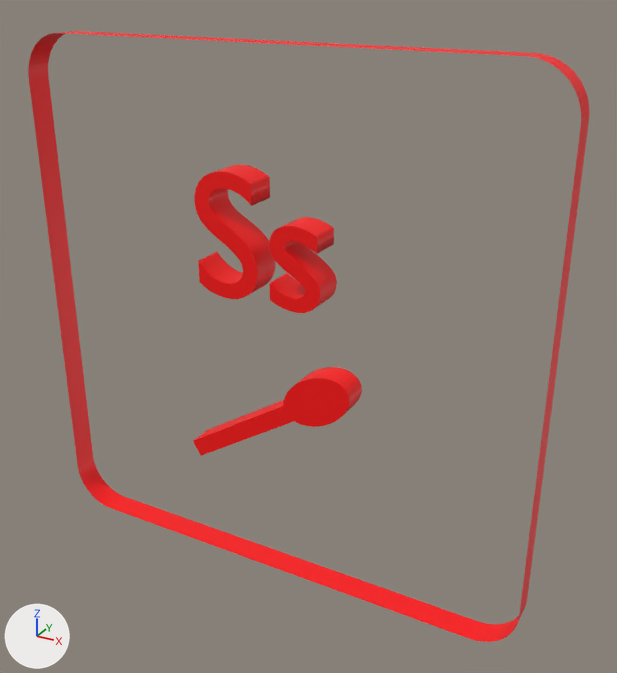
Before and after pictures for a commit that changed the glTF model assets/models/Letter/Letter_S.glb.
One viewpoint serves both versions: a 50 mm camera at (1.48, -2.53, 2.63) aimed at (0.12, -0.05, 1.4). Arrows for +X, +Y and +Z are at lower left; the lights stay in place. Where no turn or scale is listed for an object, it has been applied to the vertices. Vertices at the same position are counted once.
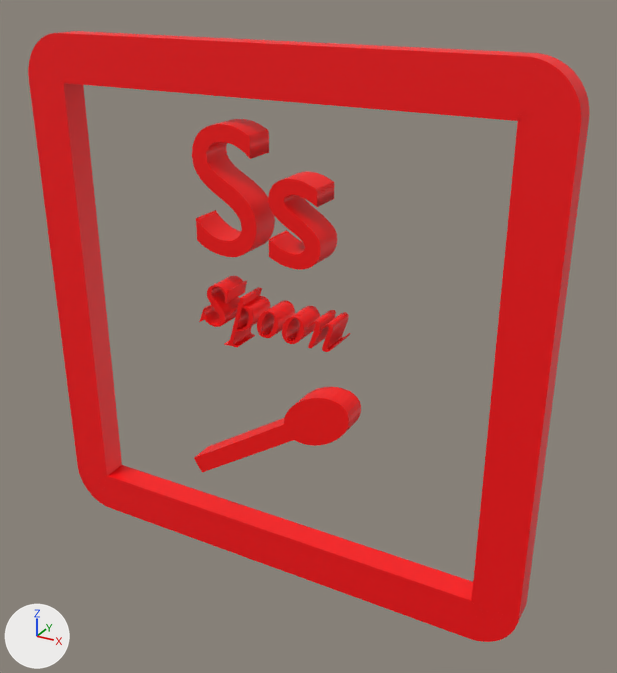
Where the change shows, as pixel boxes (x1, y1, x2, y2) in the pictures (617 x 673 px):
'Text', moved
    before: (194, 165, 337, 313)
    after: (192, 119, 337, 270)
'Text.001', added (red)
    after: (199, 276, 350, 352)
'Cube.001', moved
    before: (193, 400, 309, 456)
    after: (194, 418, 309, 472)
'Cylinder', moved
    before: (284, 367, 362, 427)
    after: (284, 387, 361, 446)
part 1 of me_cube, added (red)
    after: (28, 33, 581, 642)

The change in detail:
Material 'Material.001' (mat_material_001) is new.
Its base color is (1.0, 0.0, 0.0) (red #ff0000).
me_cube is used by ob_cube; location (0.0, -0.11, 1.403).
me_cube had 128 vertices, 128 faces and spanned x -1.0..1.0, y -0.05..0.05, z -1.0..1.0.
me_cube now has 256 vertices, 512 faces and spans x -1.0..1.0, y -0.05..0.05, z -1.0..1.0.
Part 1, on me_cube:
104 vertices are added at x -0.83..0.83, y -0.05..0.05, z -0.83..0.83.
6 new vertices lie (-0.17, 0.0, 0.0) away from vertices in x 1.0, y -0.05..0.05, z -0.83..0.83.
6 new vertices lie (0.0, 0.0, -0.17) away from vertices in x -0.83..0.83, y -0.05..0.05, z 1.0.
6 new vertices lie (0.0, 0.0, 0.17) away from vertices in x -0.83..0.83, y -0.05..0.05, z -1.0.
6 new vertices lie (0.17, 0.0, 0.0) away from vertices in x -1.0, y -0.05..0.05, z -0.83..0.83.
384 new faces join them.
Mesh me_text_001 is new.
It has 3472 vertices, 6936 faces and spans x 0.011..0.571, y -0.06..0.06, z -0.067..0.16.
It uses material mat_material_001 (red #ff0000).
Object 'Text' (ob_text) moves from (-0.296, -0.11, 1.54) to (-0.296, -0.11, 1.696).
Object 'Cube.001' (ob_cube_001) moves from (-0.083, -0.114, 1.015) to (-0.083, -0.114, 0.937).
Object 'Cylinder' (ob_cylinder) moves from (0.207, -0.114, 1.202) to (0.207, -0.114, 1.124).
Object 'Text.001' (ob_text_001) is new; it shows me_text_001.
Its location is (-0.289, -0.111, 1.415).
